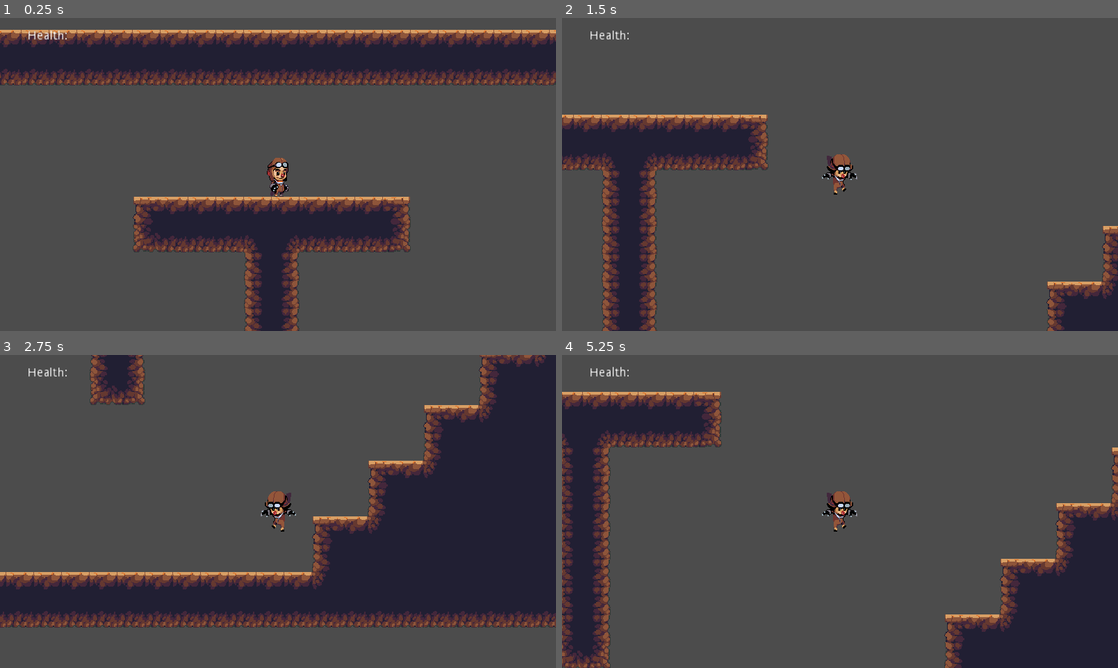
Above: before the commit, frames 1-4 (two rows, left to right).
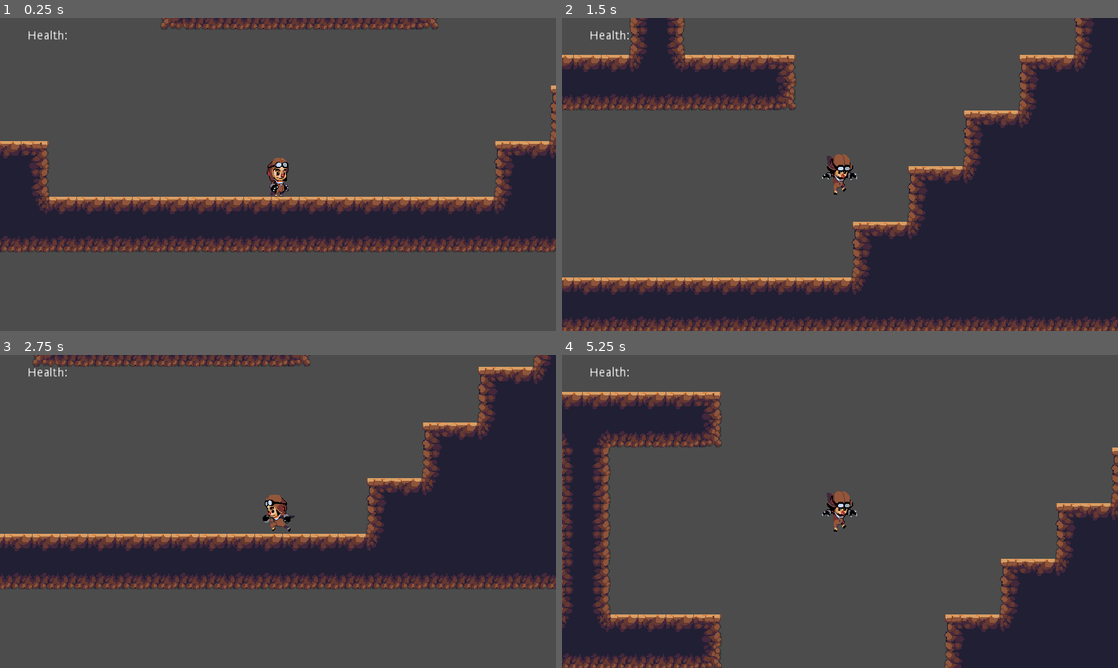
Above: after the commit, the same moments.

Repository: nordlightstudio/PlatformerLive
Game: Godot game, scene res://Levels/World.tscn
Same seed, same stepped clock (60 frames per second), same inputs: the game is played once before the commit and once after it.
Inputs:
- Up to frame 1 (0.25 s): no input
- Up to frame 2 (1.5 s): tap Enter at 0.5 s; hold Right (ui_right) from 0.53 s (still down); tap Up (ui_up) at 0.77 s
- Up to frame 3 (2.75 s): tap Up (ui_up) at 1.52 s; release Right (ui_right) at 2.03 s; hold Left (ui_left) from 2.03 s (still down)
- Up to frame 4 (5.25 s): release Left (ui_left) at 2.78 s; hold Right (ui_right) 2.78-4.28 s; tap Up (ui_up) at 3.02, 3.77, 4.52 s; hold Left (ui_left) 4.28-5.03 s; hold Right (ui_right) from 5.03 s (still down)

The runs differ from the first frame. In frame 1, 36% of the frame differs, in the area x 0-100%, y 0-100%; in frame 2, 58%; in frame 3, 32%; in frame 4, 4.1%.

Commit message:
fg
test

Diff:
--- a/Platformer/Levels/World.tscn
+++ b/Platformer/Levels/World.tscn
@@ -8,10 +8,10 @@
 [node name="TileMap" type="TileMap" parent="."]
 tile_set = ExtResource( 1 )
 format = 1
-tile_data = PoolIntArray( 0, 0, 1, 1, 0, 9, 2, 0, 196609, 3, …(712 unchanged characters)… 93235, 0, 131074, 458752, 0, 65541, 458760, 0, 131077, 458767, 0, 1, 458768, 0, 65540, 458769 …(957 unchanged characters)…
+tile_data = PoolIntArray( 0, 0, 1, 1, 0, 9, 2, 0, 196609, 3, …(712 unchanged characters)… 93235, 0, 131074, 458752, 0, 65541, 458758, 0, 196608, 458759, 0, 196609, 458760, 0, 196611, 458761, 0, 196609, 458762, 0, 196610, 458767, 0, 1, 458768, 0, 65540, 458769 …(957 unchanged characters)…
 __meta__ = {
 "_edit_lock_": true
 }
 
 [node name="Player" parent="." instance=ExtResource( 2 )]
-position = Vector2( 551.107, 155.23 )
+position = Vector2( 519.107, 673.23 )
